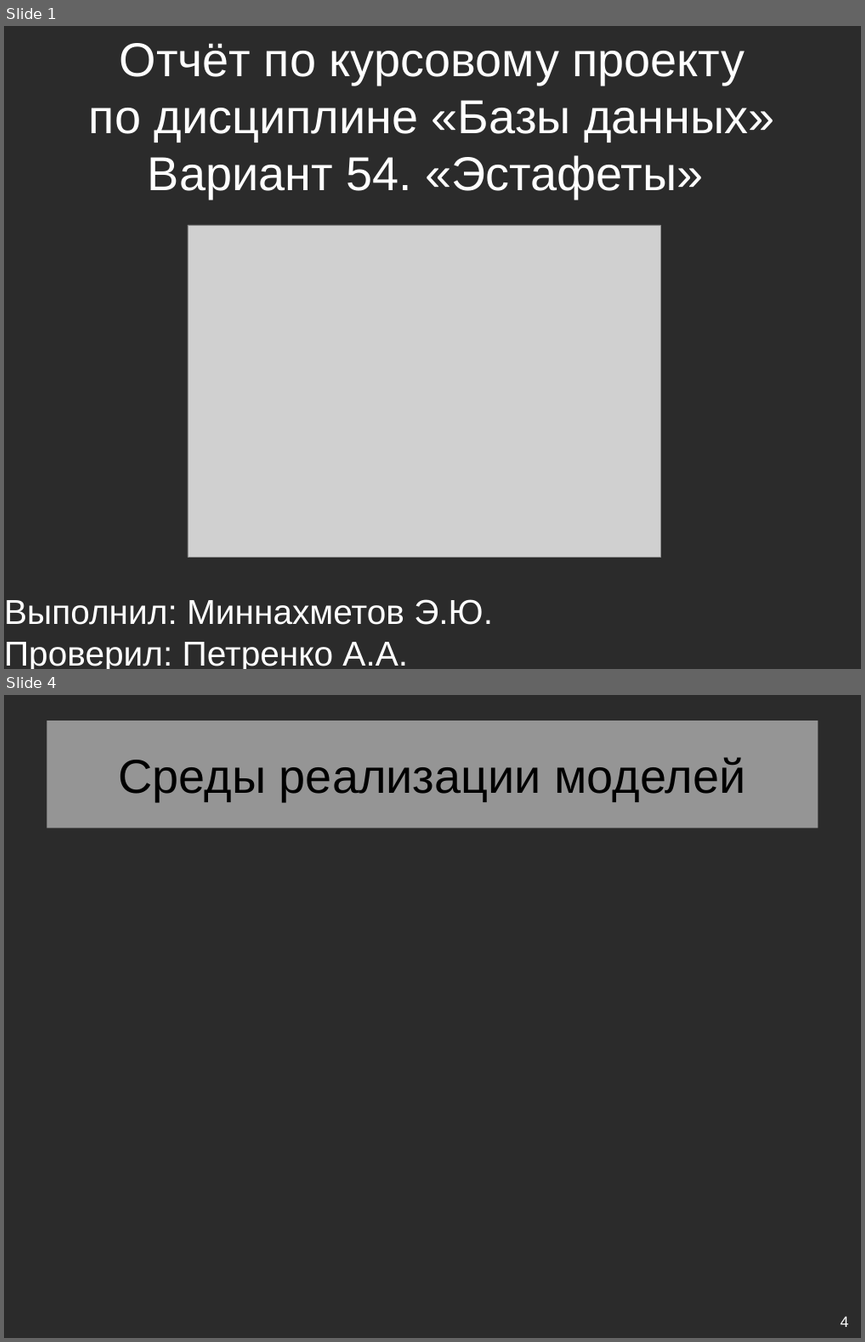
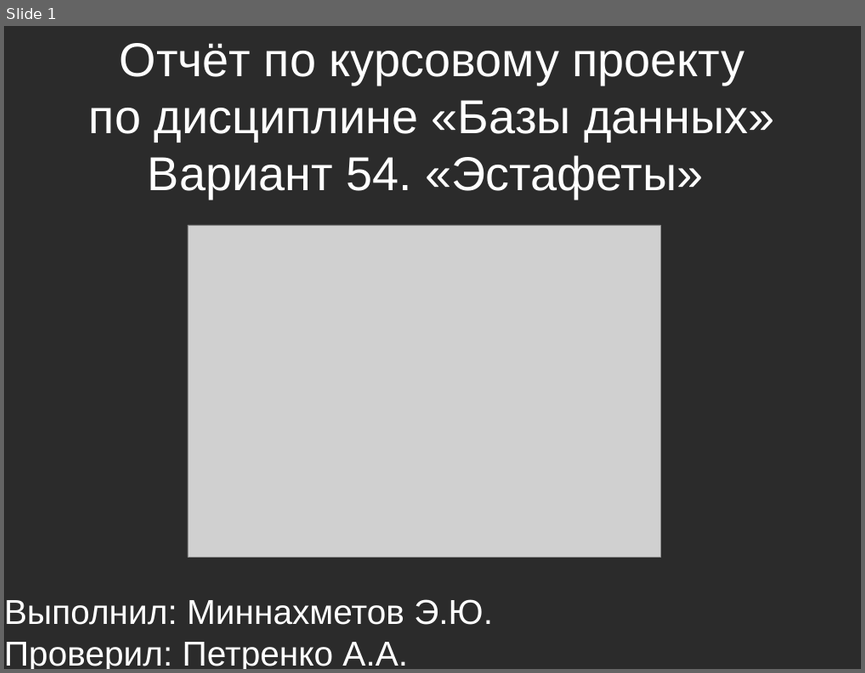
Before and after one commit to eldarian-1/pstu, a slide deck: БД/Course/Презентация курсового проекта.odp. Shown one above the other, each under a label of ours: slides 1 and 4 before the commit, slide 1 after it; the slides between them are not shown. The pictures are 865x1342 and 865x673 pixels, drawn with LibreOffice and Linux fonts; fonts in the diff are those of the drawing; grey boxes stand for pictures; background and template pictures are left out; a plain dark background stands for a picture behind light text. Boxes give left, top, right and bottom in pixels: in the first picture for what was removed or moved away, otherwise in the second. Text is boxed around its words. In the diff, an @@ line names an element or a change of style, - is before the commit and + after.

```diff
--- a/БД/Course/Презентация курсового проекта.odp
+++ b/БД/Course/Презентация курсового проекта.odp
@@ slide 4 removed at (x1=4, y1=695, x2=861, y2=1338), background picture (left out) @@
@@ title removed at (x1=46, y1=721, x2=818, y2=828) @@
-Среды реализации моделей
@@ page number removed at (x1=840, y1=1315, x2=849, y2=1327) @@
-4
```
Also in this commit, not shown: 9 slides changed, 10 slides added, 6 other slides removed, 4 other files.
